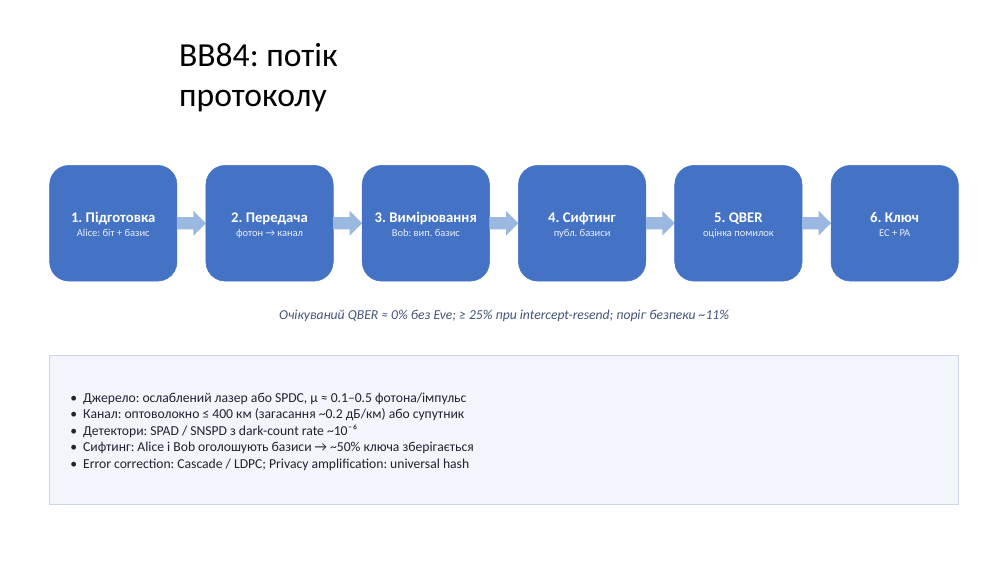
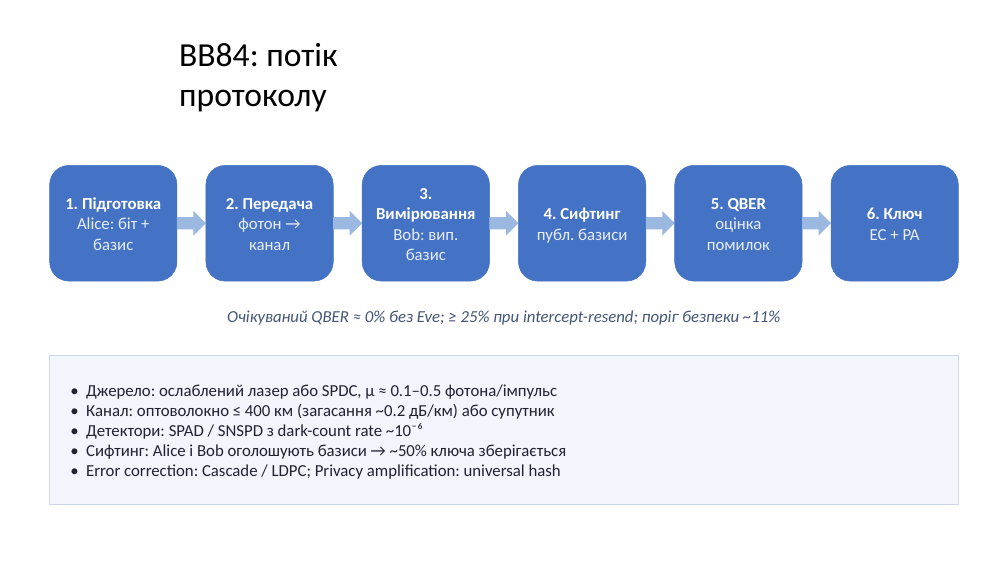
Before and after one commit to Andriykooo/ifntung-studies, a slide deck: slide 10 of Year 1/Постквантова криптографія/UA/2026/PPT/Презентація_4.pptx. Drawn at 1008x567 pixels with LibreOffice and Linux fonts; fonts in the diff are those of the drawing. Boxes give left, top, right and bottom in pixels: in the first picture for what was removed or moved away, otherwise in the second. Text is boxed around its words. In the diff, an @@ line names an element or a change of style, - is before the commit and + after.

Commit message:
feat(post-quantum-cryptography): update formatting for 4th lab

```diff
--- a/Year 1/Постквантова криптографія/UA/2026/PPT/Презентація_4.pptx
+++ b/Year 1/Постквантова криптографія/UA/2026/PPT/Презентація_4.pptx
@@ rounded rectangle "1. Підготовка" at [50, 166, 177, 281]: size 14 to 16 pt in "1. Підготовка"; size 10 to 16 pt in "Alice: біт + базис" @@
@@ rounded rectangle "2. Передача" at [206, 166, 333, 281]: size 14 to 16 pt in "2. Передача"; size 10 to 16 pt in "фотон → канал" @@
@@ rounded rectangle "3. Вимірювання" at [362, 166, 489, 281]: size 14 to 16 pt in "3. Вимірювання"; size 10 to 16 pt in "Bob: вип. базис" @@
@@ rounded rectangle "4. Сифтинг" at [519, 166, 646, 281]: size 14 to 16 pt in "4. Сифтинг"; size 10 to 16 pt in "публ. базиси" @@
@@ rounded rectangle "5. QBER" at [675, 166, 802, 281]: size 14 to 16 pt in "5. QBER"; size 10 to 16 pt in "оцінка помилок" @@
@@ rounded rectangle "6. Ключ" at [831, 166, 958, 281]: size 14 to 16 pt in "6. Ключ"; size 10 to 16 pt in "EC + PA" @@
@@ text "Очікуваний QBER ≈ 0% без ..." at [227, 310, 780, 325]: size 13 to 16 pt @@
@@ rectangle "• Джерело: ослаблений лазер або ..." at [50, 355, 959, 504]: size 13 to 16 pt @@
```
Also in this commit, not shown: 7 other slides changed.
